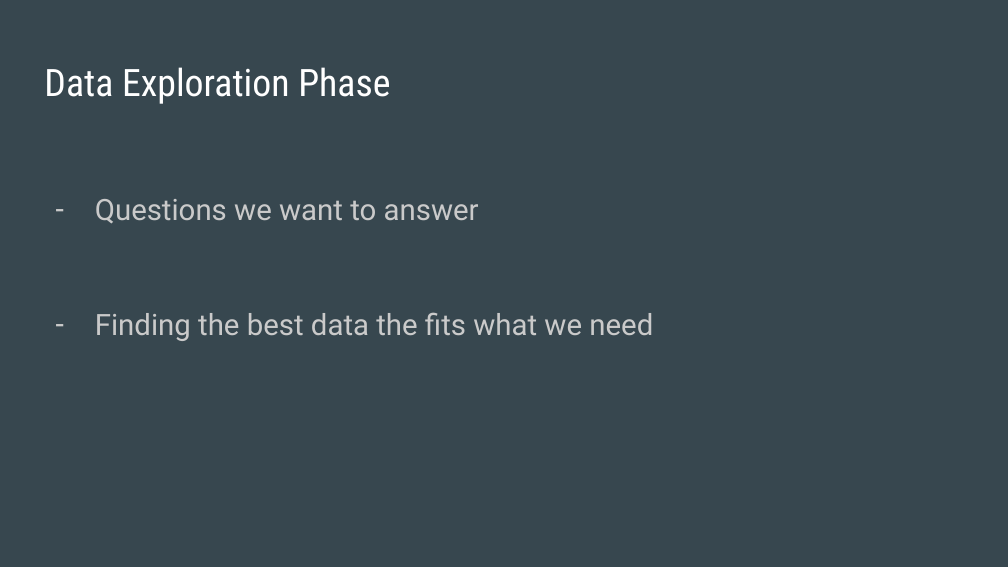
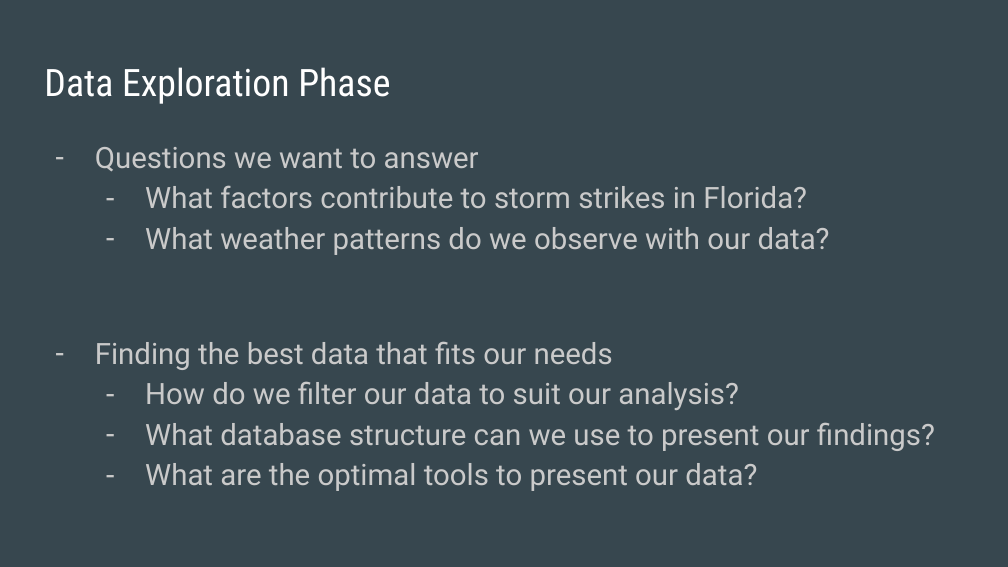
Before and after one commit to daniduce/Final-Project, a slide deck: slide 3 of Weather Patterns.pptx. Drawn at 1008x567 pixels with LibreOffice and Linux fonts; fonts in the diff are those of the drawing. Boxes give left, top, right and bottom in pixels: in the first picture for what was removed or moved away, otherwise in the second. Text is boxed around its words. In the diff, an @@ line names an element or a change of style, - is before the commit and + after.

```diff
--- a/Weather Patterns.pptx
+++ b/Weather Patterns.pptx
@@ text at (95,147,479,172): less space between paragraphs @@
@@ text at (95,185,935,491): text changed @@
-– Finding the best data the fits what we need
+  – What factors contribute to storm strikes in Florida?
+  – What weather patterns do we observe with our data?
+– Finding the best data that fits our needs
+  – How do we filter our data to suit our analysis?
+  – What database structure can we use to present our findings?
+  – What are the optimal tools to present our data?
```
Also in this commit, not shown: 4 other slides changed, 3 slides added, 1 slide removed.
